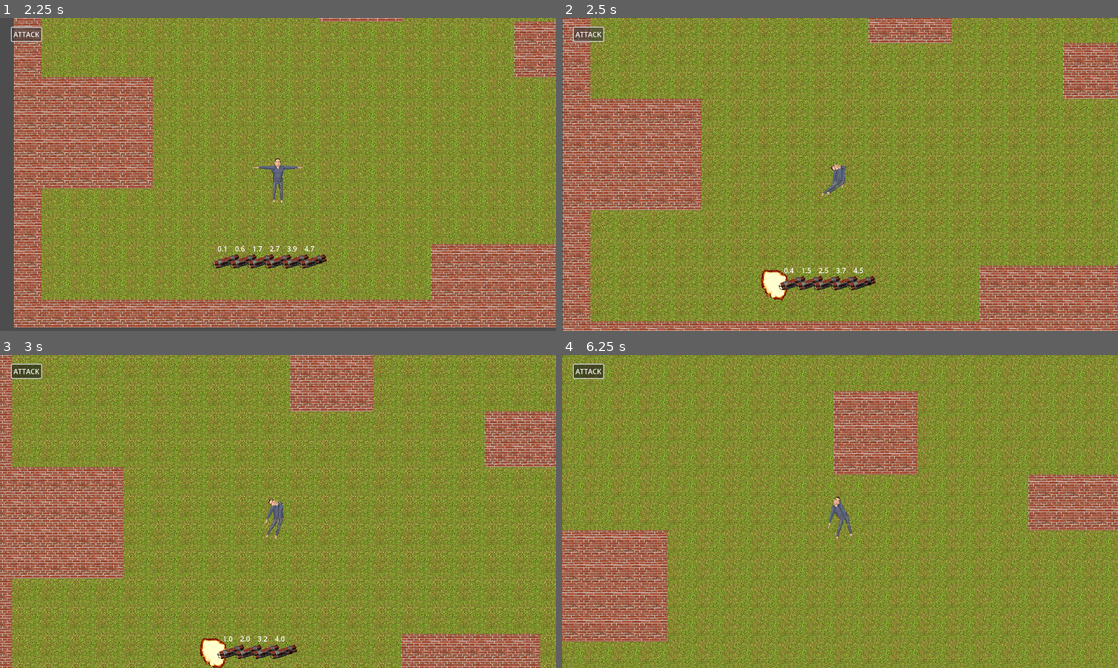
Above: before the commit, frames 1-4 (two rows, left to right).
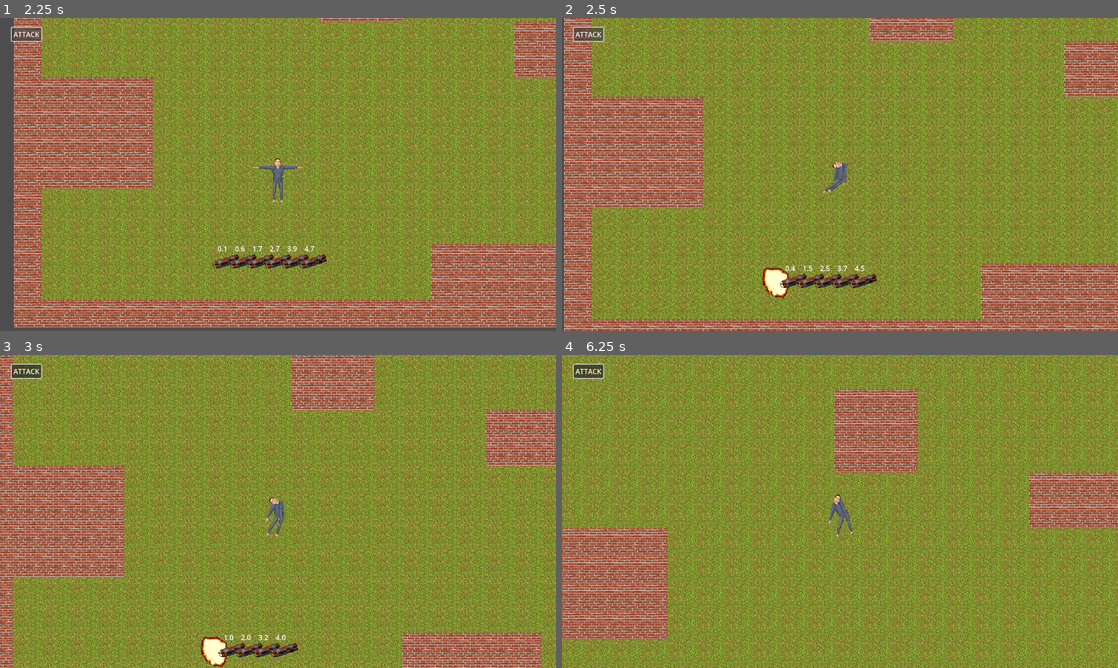
Above: after the commit, the same moments.

Repository: MaxWesterlund/Combombo
Game: Godot game, scene res://Scenes/Menus/Menu.tscn
Two runs of this game, one before a commit and one after it. Both use one fixed random seed, a clock stepped at 60 frames per second and the inputs below.
Inputs (mouse positions are in pixels of both pictures, inside the frame that each line leads up to):
- Up to frame 1 (2.25 s): click (266, 187) at 0.5 s; click (127, 124) at 1.27 s; click "ATTACK" at 2 s
- Up to frame 2 (2.5 s): no input
- Up to frame 3 (3 s): move the mouse to (205, 630) at 2.77 s; press the mouse at (205, 630) at 2.78 s; hold D (move_right) from 2.78 s (still down)
- Up to frame 4 (6.25 s): move the mouse to (789, 658) at 3.52 s; release D (move_right) at 3.53 s; release the mouse at (789, 658) at 3.53 s; hold S (move_down) 3.53-4.28 s; tap Mouse wheel up (zoom_in) at 3.6, 5.85 s; click (789, 658) at 3.67 s; move the mouse to (895, 442) at 4.27 s; hold D (move_right) 4.28-5.03 s; tap Mouse wheel down (zoom_out) at 4.35 s; tap Enter at 5 s; move the mouse to (812, 574) at 5.02 s; hold W (move_up) 5.03-5.78 s; click (812, 574) at 5.1 s; move the mouse to (1006, 558) at 5.77 s; hold A (move_left) from 5.78 s (still down)

Frame 1 is identical in both runs. In frame 2, 59% of the frame differs, in the area x 0-100%, y 0-100%; in frame 3, 58%; in frame 4, 56%.

Commit message:
better camera

Diff:
--- a/Scenes/main_camera.gd
+++ b/Scenes/main_camera.gd
@@ -6,6 +6,8 @@
 @export var min_zoom = 1.0
 
 var is_attacking: bool = false
+
+var last_player_position = null
 
 func _init():
 	Events.spawn_player.connect(on_spawn_player)
@@ -49,4 +51,6 @@
 	zoom = Vector2(zoom_amount, zoom_amount)
 
 func follow_player():
-	position = Globals.player_position
+	if last_player_position != null:
+		position = last_player_position
+	last_player_position = Globals.player_position
